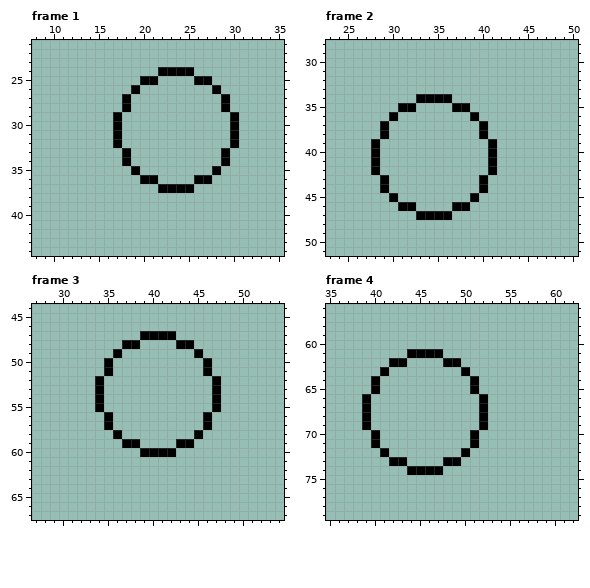
A pixel-art file gets an edit: Aseprite/Ball animation.aseprite. Above: the version before the commit.
128x128 pixels, 24 frames. Shown: frame 1: x 8..35, y 21..44; frame 2: x 23..50, y 28..51; frame 3: x 27..54, y 44..67; frame 4: x 35..62, y 56..79. The commit also changed other frames, which this record leaves out.
After the commit:
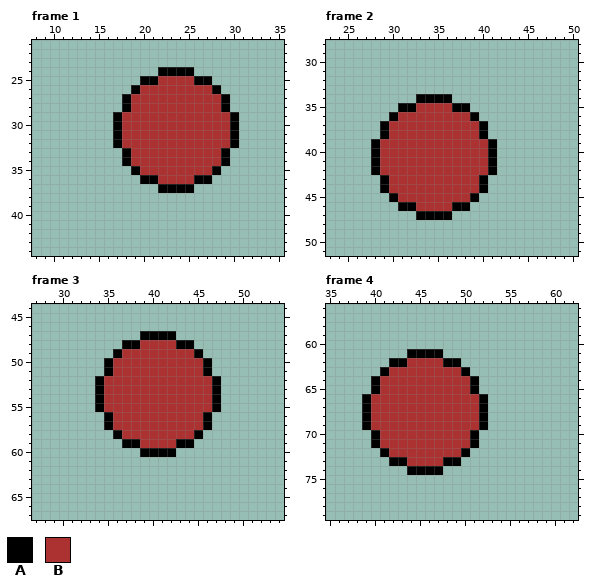
Palette (. is transparent): A #000000  B #ac3232
From old to new:
Changed rows in their new state; - is an unchanged pixel.
Frame 1:
first column x 18:
25 ----BBBB----
26 --BBBBBBBB--
27 -BBBBBBBBBB-
28 -BBBBBBBBBB-
29 BBBBBBBBBBBB
30 BBBBBBBBBBBB
31 BBBBBBBBBBBB
32 BBBBBBBBBBBB
33 -BBBBBBBBBB-
34 -BBBBBBBBBB-
35 --BBBBBBBB--
36 ----BBBB----
Frame 2:
first column x 29:
35 ----BBBB----
36 --BBBBBBBB--
37 -BBBBBBBBBB-
38 -BBBBBBBBBB-
39 BBBBBBBBBBBB
40 BBBBBBBBBBBB
41 BBBBBBBBBBBB
42 BBBBBBBBBBBB
43 -BBBBBBBBBB-
44 -BBBBBBBBBB-
45 --BBBBBBBB--
46 ----BBBB----
Frame 3:
first column x 35:
48 ----BBBB----
49 --BBBBBBBB--
50 -BBBBBBBBBB-
51 -BBBBBBBBBB-
52 BBBBBBBBBBBB
53 BBBBBBBBBBBB
54 BBBBBBBBBBBB
55 BBBBBBBBBBBB
56 -BBBBBBBBBB-
57 -BBBBBBBBBB-
58 --BBBBBBBB--
59 ----BBBB----
Frame 4:
first column x 40:
62 ----BBBB----
63 --BBBBBBBB--
64 -BBBBBBBBBB-
65 -BBBBBBBBBB-
66 BBBBBBBBBBBB
67 BBBBBBBBBBBB
68 BBBBBBBBBBBB
69 BBBBBBBBBBBB
70 -BBBBBBBBBB-
71 -BBBBBBBBBB-
72 --BBBBBBBB--
73 ----BBBB----
